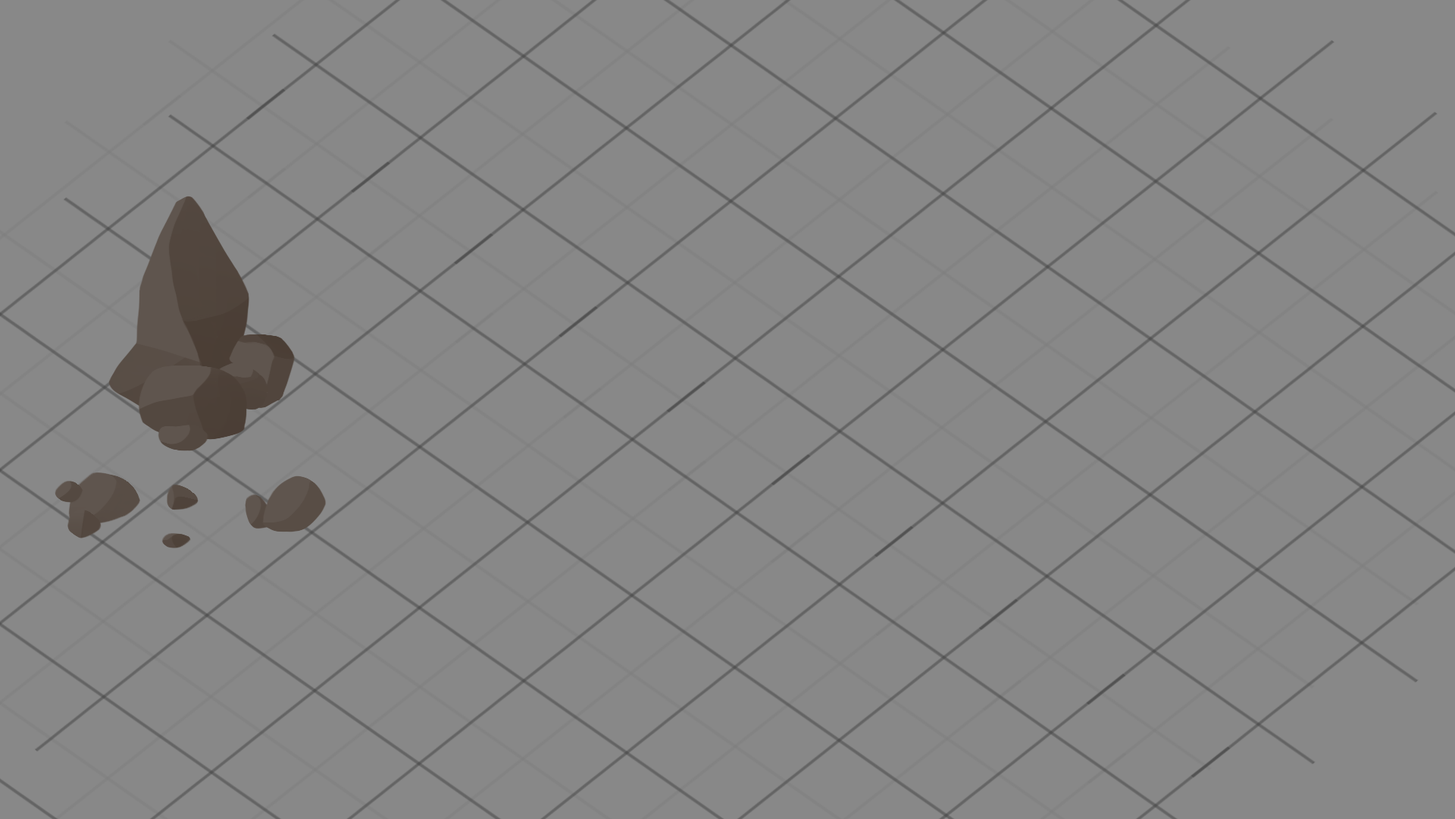
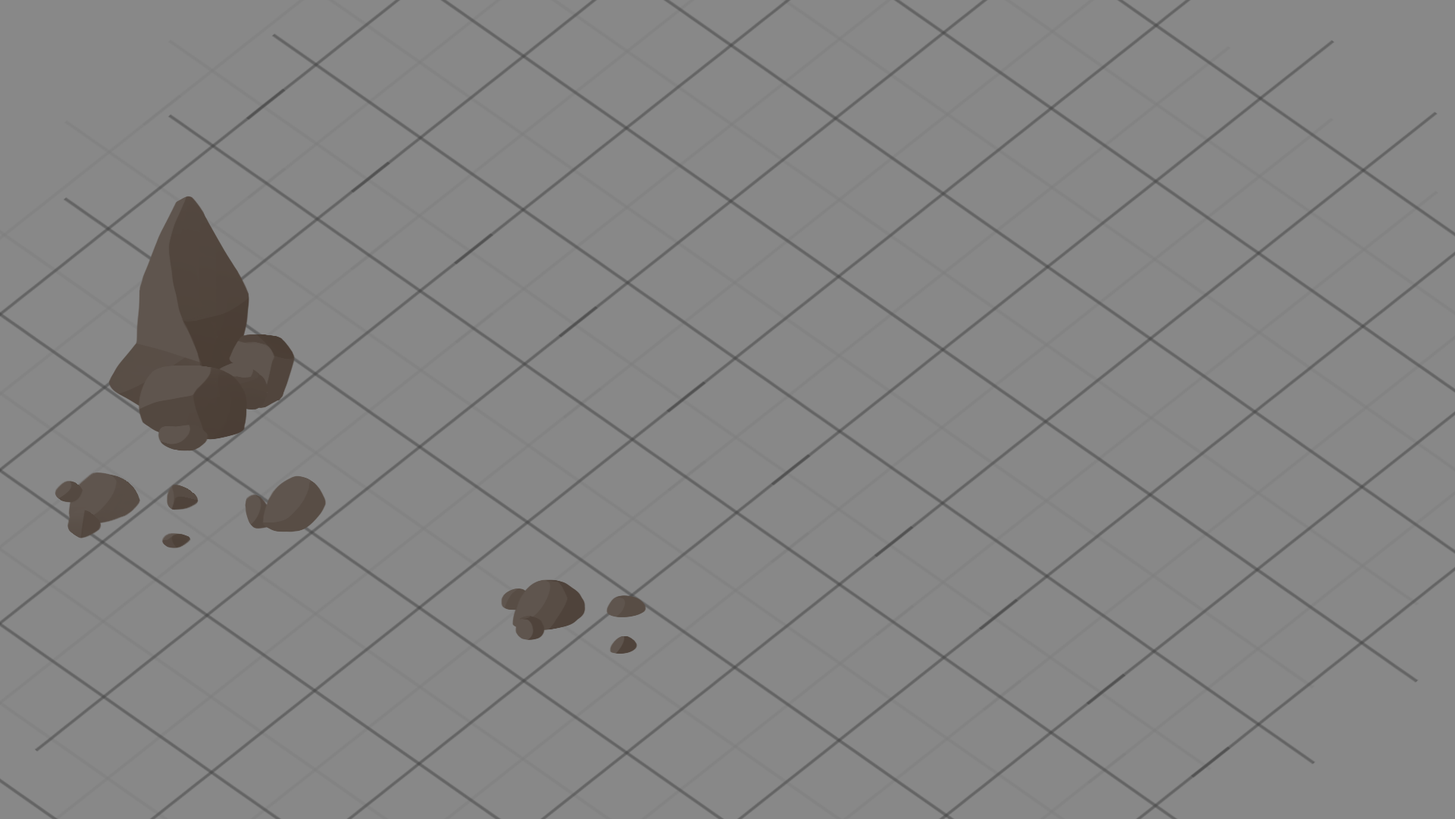
The second 1455px x 819px image is a revision of the first. Changes to its layers:
added group "stones4" with 2 layers above "stones3" over (501, 579, 647, 654)
added layer "Слой 24" in group "stones4" over (501, 588, 647, 654)
added layer "Слой 23" in group "stones4" over (511, 579, 586, 630)
